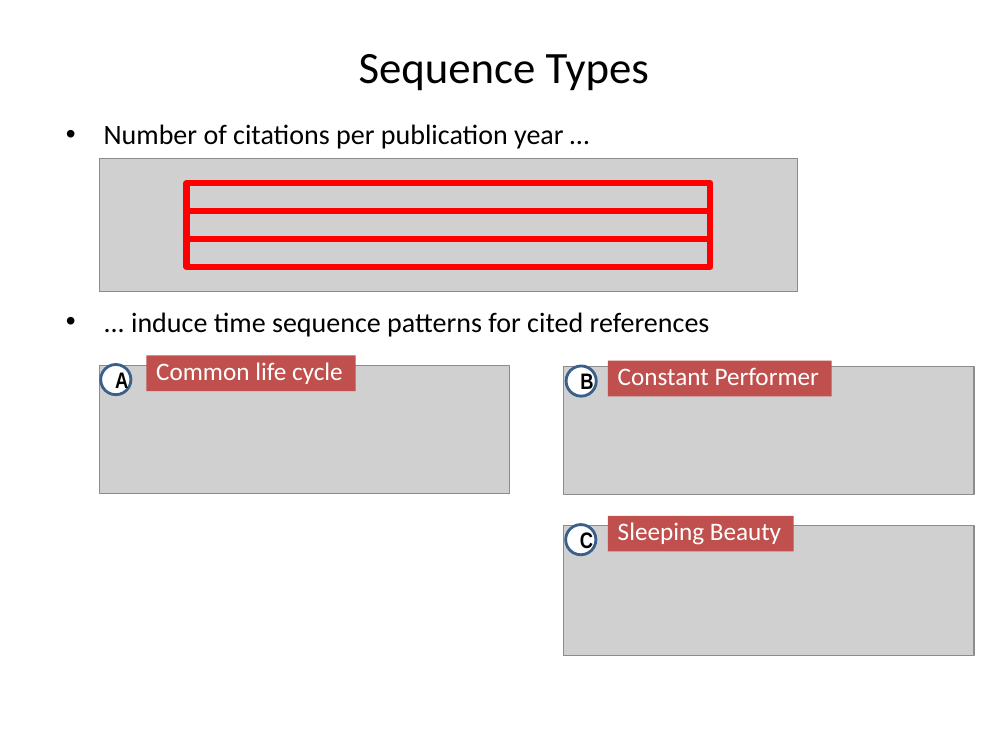
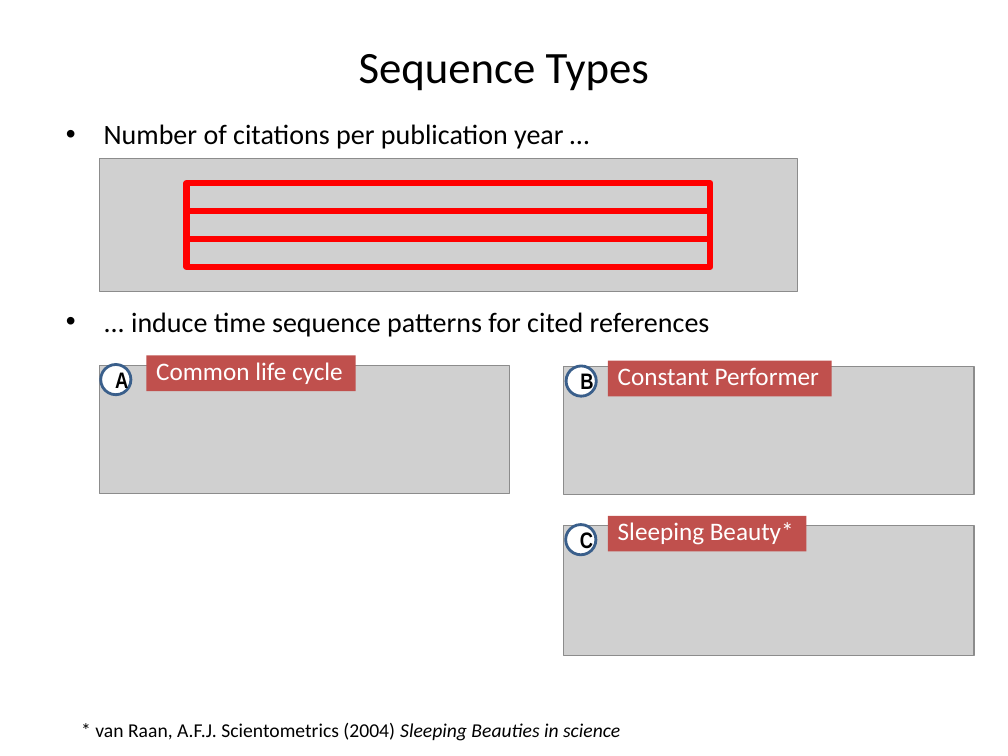
Before and after one commit to andreas-thor/cre, a slide deck: slide 11 of docs/slides/cre_overview.pptx (slide 7 before the commit). Drawn at 1008x756 pixels with LibreOffice and Linux fonts; fonts in the diff are those of the drawing; grey boxes stand for pictures. Boxes give left, top, right and bottom in pixels: in the first picture for what was removed or moved away, otherwise in the second. Text is boxed around its words. In the diff, an @@ line names an element or a change of style, - is before the commit and + after.

```diff
--- a/docs/slides/cre_overview.pptx
+++ b/docs/slides/cre_overview.pptx
@@ rectangle "Sleeping Beauty*": place and size @@
-rectangle "Sleeping Beauty*" at [608,516,793,551]
+rectangle "Sleeping Beauty*" at [608,516,806,551]
@@ text in rectangle at [618,522,794,545]: text changed @@
-Sleeping Beauty
+Sleeping Beauty*
@@ text added at [95,723,620,741], 14 pt, text #000000 @@
+* van Raan, A.F.J. Scientometrics (2004) Sleeping Beauties in science
```
Also in this commit, not shown: 3 other slides changed, 3 slides added, 1 slide removed, 1 other file.
